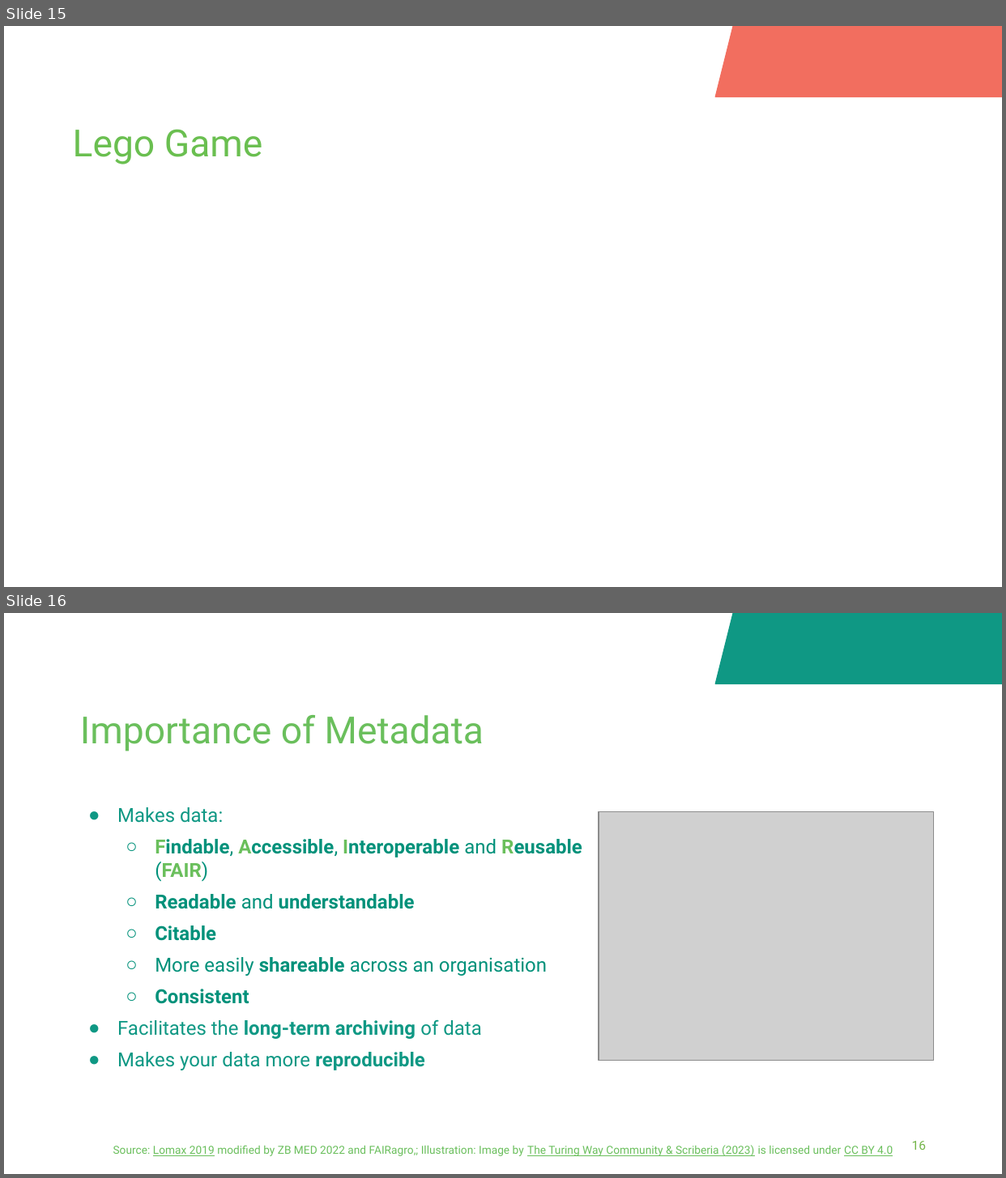
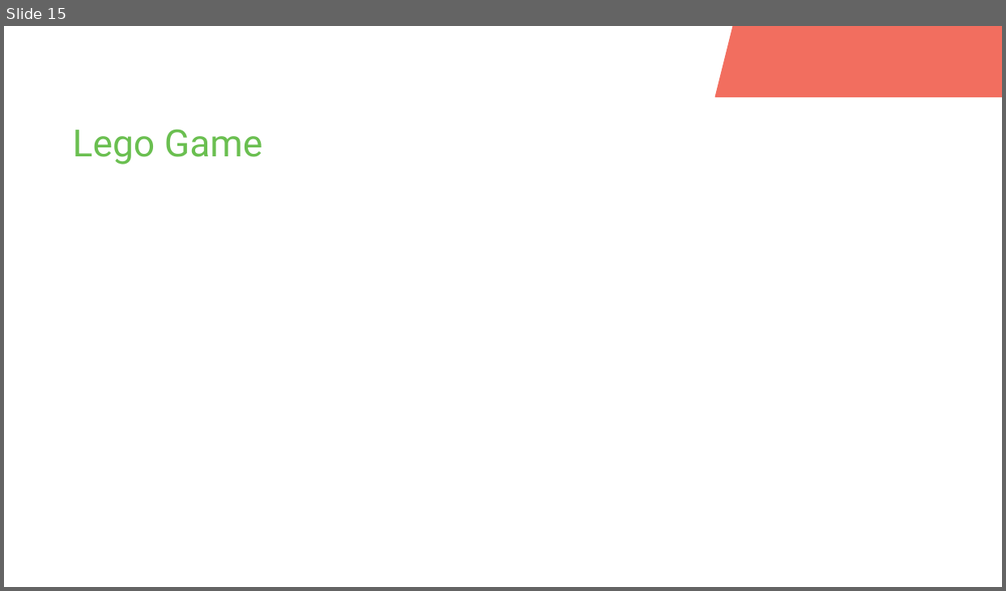
Before and after one commit to fairagro/FAIRagro_Modular-RDM-Training-Material, a slide deck: FAIRagro_Trainings_planned/2026-11_YSM_JKI/20261117-02-Documentation-Intro-05min-Bosse.odp. Shown one above the other, each under a label of ours: slides 15 and 16 before the commit, slide 15 after it. The pictures are 1006x1178 and 1006x591 pixels, drawn with LibreOffice and Linux fonts; fonts in the diff are those of the drawing; grey boxes stand for pictures; background and template pictures are left out. Boxes give left, top, right and bottom in pixels: in the first picture for what was removed or moved away, otherwise in the second. Text is boxed around its words. In the diff, an @@ line names an element or a change of style, - is before the commit and + after.

```diff
--- a/FAIRagro_Trainings_planned/2026-11_YSM_JKI/20261117-02-Documentation-Intro-05min-Bosse.odp
+++ b/FAIRagro_Trainings_planned/2026-11_YSM_JKI/20261117-02-Documentation-Intro-05min-Bosse.odp
@@ slide 16 removed at (4,613,1002,1174), background #FFFFFF @@
@@ parallelogram removed at (715,613,1002,683) @@
@@ title removed at (80,715,484,752) @@
-Importance of Metadata
@@ text removed at (117,807,582,1071) @@
-● Makes data:
-  ○ Findable, Accessible, Interoperable and Reusable (FAIR)
-  ○ Readable and understandable
-  ○ Citable
-  ○ More easily shareable across an organisation
-  ○ Consistent
-● Facilitates the long-term archiving of data
-● Makes your data more reproducible
@@ picture removed at (599,811,933,1060) @@
@@ text removed at (113,1145,893,1157) @@
-Source: Lomax 2019 modified by ZB MED 2022 and FAIRagro,; Illustration: Image by The Turing Way Community & Scriberia (2023) is licensed under CC BY 4.0
@@ page number removed at (912,1141,926,1150) @@
-16
```
Also in this commit, not shown: 4 slides changed, 20 other slides removed, 11 other files.
